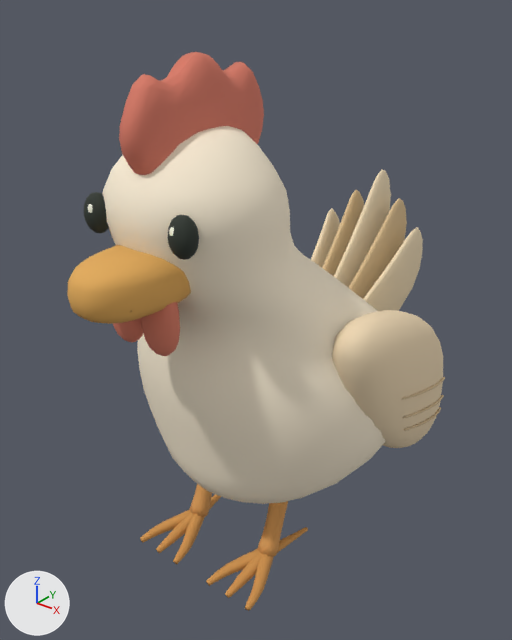
The glTF model assets/art-v1/chicken.gltf as it was, and as the next commit left it.
One viewpoint serves both versions: a 50 mm lens placed at (0.728, -0.914, 1.06), pointed at (-0.01, 0.009, 0.488). The axes (+X, +Y, +Z) are drawn at lower left. The lights are the same throughout. The first picture is the older version. Where no turn or scale is listed for an object, it has been applied to the vertices.

Before the edit, the objects in view are built like this:
```python
ob_continuous_body_neck = bpy.data.objects.new('continuous-body-neck', me_continuous_body_neck)
ob_continuous_body_neck.location = (0.0, 0.0, 0.0)
ob_eye_1 = bpy.data.objects.new('eye-1', me_eye_1)
ob_eye_1.location = (0.0, 0.0, 0.0)
ob_eye__1 = bpy.data.objects.new('eye--1', me_eye__1)
ob_eye__1.location = (0.0, 0.0, 0.0)
ob_eye_sparkle__1 = bpy.data.objects.new('eye-sparkle--1', me_eye_sparkle__1)
ob_eye_sparkle__1.location = (0.0, 0.0, 0.0)
ob_sculpted_wing_1 = bpy.data.objects.new('sculpted-wing-1', me_sculpted_wing_1)
ob_sculpted_wing_1.location = (0.0, 0.0, 0.0)
ob_tail_feather_0 = bpy.data.objects.new('tail-feather-0', me_tail_feather_0)
ob_tail_feather_0.location = (0.0, 0.0, 0.0)
ob_upper_beak = bpy.data.objects.new('upper-beak', me_upper_beak)
ob_upper_beak.location = (0.0, 0.0, 0.0)
ob_wattle_1 = bpy.data.objects.new('wattle-1', me_wattle_1)
ob_wattle_1.location = (0.0, 0.0, 0.0)
ob_wattle__1 = bpy.data.objects.new('wattle--1', me_wattle__1)
ob_wattle__1.location = (0.0, 0.0, 0.0)
# also in view: 'ankle-1' at (0.09, -0.057, 0.128); 'tail-feather-3' at (0.056, 0.305, 0.504); 'tail-feather-2' at (0.02, 0.312, 0.529); 'tail-feather-1' at (-0.027, 0.306, 0.504); 'tail-feather-4' at (0.093, 0.299, 0.479)
```
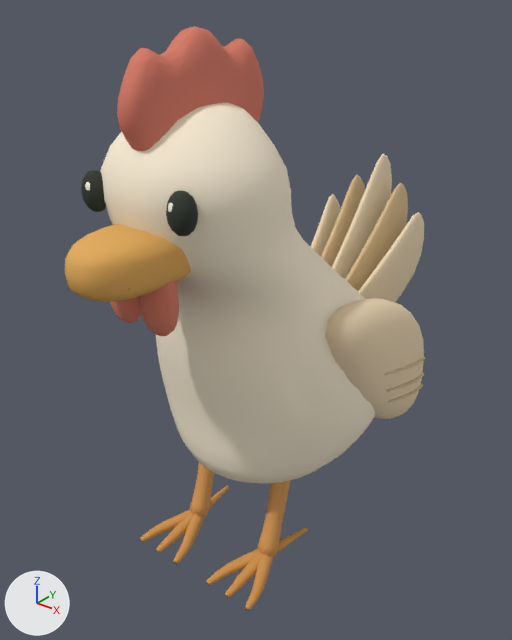
Pixel boxes (x1, y1, x2, y2) of what changed, in the pictures (512 x 640 px):
'continuous-body-neck', reshaped: before (102, 126, 385, 504); after (100, 103, 375, 484)
'scalloped-comb', moved: before (119, 52, 264, 175); after (117, 26, 264, 151)
'sculpted-wing-1', reshaped (11% narrower, 13% shorter): before (332, 310, 443, 448); after (325, 299, 424, 419)
'upper-beak', moved: before (67, 245, 191, 324); after (65, 224, 191, 302)
'tail-feather-4', moved: before (363, 227, 423, 311); after (358, 212, 424, 302)
'tail-feather-2', moved: before (334, 169, 391, 287); after (332, 154, 392, 279)
'tail-feather-3', moved: before (348, 198, 407, 299); after (345, 183, 408, 291)
'wattle-1', moved: before (141, 302, 180, 356); after (140, 281, 179, 336)
'tail-feather-1', moved: before (322, 190, 364, 276); after (321, 175, 365, 267)
'eye-1', moved: before (168, 215, 199, 260); after (166, 191, 198, 236)
'eye--1', moved: before (84, 192, 109, 233); after (81, 170, 106, 212)
'tail-feather-0', moved: before (311, 208, 340, 268); after (310, 194, 341, 257)
'wattle--1', moved: before (113, 318, 144, 342); after (110, 296, 142, 323)
'eye-sparkle--1', moved: before (88, 204, 93, 213); after (85, 182, 90, 190)

The change, as a list of edits to the scene's bpy script:
```text
Change me_continuous_body_neck:
    remove me_continuous_body_neck.from_pydata(...)  # 702 vertices, 1400 faces; spans x -0.263..0.263, y -0.287..0.285, z 0.131..0.869
    add me_continuous_body_neck.from_pydata(...)  # 702 vertices, 1400 faces; spans x -0.228..0.228, y -0.288..0.251, z 0.164..0.902
    me_continuous_body_neck part 1: 702 of 702 vertices moved; they spanned x -0.263..0.263, y -0.287..0.285, z 0.131..0.869 and now span x -0.228..0.228, y -0.288..0.251, z 0.164..0.902; mean shift (0.0, 0.0, 0.033)
Change me_eye__1:
    remove me_eye__1.from_pydata(...)  # 100 vertices, 196 faces; spans x -0.1099..-0.064, y -0.2873..-0.249, z 0.7142..0.7765
    add me_eye__1.from_pydata(...)  # 100 vertices, 196 faces; spans x -0.1099..-0.064, y -0.2873..-0.249, z 0.747..0.8093
    me_eye__1 part 2: the whole mesh is moved by (0.0, 0.0, 0.0328)
Change me_eye_sparkle__1:
    remove me_eye_sparkle__1.from_pydata(...)  # 42 vertices, 80 faces; spans x -0.0899..-0.0774, y -0.2866..-0.2792, z 0.7454..0.7634
    add me_eye_sparkle__1.from_pydata(...)  # 42 vertices, 80 faces; spans x -0.0899..-0.0774, y -0.2866..-0.2792, z 0.7782..0.7962
    me_eye_sparkle__1 part 3: the whole mesh is moved by (0.0, 0.0, 0.0328)
Change me_wattle__1:
    remove me_wattle__1.from_pydata(...)  # 114 vertices, 224 faces; spans x -0.0676..-0.0029, y -0.2912..-0.2516, z 0.551..0.6708
    add me_wattle__1.from_pydata(...)  # 114 vertices, 224 faces; spans x -0.0676..-0.0029, y -0.2912..-0.2516, z 0.5838..0.7036
    me_wattle__1 part 4: the whole mesh is moved by (0.0, 0.0, 0.0328)
Change me_sculpted_wing_1:
    remove me_sculpted_wing_1.from_pydata(...)  # 222 vertices, 440 faces; spans x 0.163..0.291, y -0.074..0.267, z 0.227..0.567
    add me_sculpted_wing_1.from_pydata(...)  # 222 vertices, 440 faces; spans x 0.144..0.25, y -0.056..0.25, z 0.279..0.579
    me_sculpted_wing_1 part 5: the whole mesh is multiplied about its middle by the matrix ((0.833, 0.0, 0.0), (0.0, 0.87, -0.044), (0.0, 0.001, 0.884)), then moved by (-0.03, 0.002, 0.032)
Change me_eye_1:
    remove me_eye_1.from_pydata(...)  # 100 vertices, 196 faces; spans x 0.064..0.1099, y -0.2873..-0.249, z 0.7142..0.7765
    add me_eye_1.from_pydata(...)  # 100 vertices, 196 faces; spans x 0.064..0.1099, y -0.2873..-0.249, z 0.747..0.8093
    me_eye_1 part 6: the whole mesh is moved by (0.0, 0.0, 0.0328)
Change me_wattle_1:
    remove me_wattle_1.from_pydata(...)  # 114 vertices, 224 faces; spans x 0.0029..0.0676, y -0.2912..-0.2516, z 0.551..0.6708
    add me_wattle_1.from_pydata(...)  # 114 vertices, 224 faces; spans x 0.0029..0.0676, y -0.2912..-0.2516, z 0.5838..0.7036
    me_wattle_1 part 7: the whole mesh is moved by (0.0, 0.0, 0.0328)
Change me_upper_beak:
    remove me_upper_beak.from_pydata(...)  # 164 vertices, 324 faces; spans x -0.071..0.071, y -0.389..-0.204, z 0.624..0.711
    add me_upper_beak.from_pydata(...)  # 164 vertices, 324 faces; spans x -0.071..0.071, y -0.389..-0.204, z 0.657..0.744
    me_upper_beak part 8: the whole mesh is moved by (0.0, 0.0, 0.033)
Change me_scalloped_comb:
    remove me_scalloped_comb.from_pydata(...)  # 314 vertices, 624 faces; spans x -0.037..0.037, y -0.284..0.005, z 0.782..0.965
    add me_scalloped_comb.from_pydata(...)  # 314 vertices, 624 faces; spans x -0.037..0.037, y -0.284..0.005, z 0.815..0.998
    me_scalloped_comb part 9: the whole mesh is moved by (0.0, 0.0, 0.033)
Change me_tail_feather_0:
    remove me_tail_feather_0.from_pydata(...)  # 146 vertices, 288 faces; spans x -0.107..-0.037, y 0.173..0.427, z 0.367..0.594
    add me_tail_feather_0.from_pydata(...)  # 146 vertices, 288 faces; spans x -0.107..-0.037, y 0.173..0.427, z 0.4..0.627
    me_tail_feather_0 part 10: the whole mesh is moved by (0.0, 0.0, 0.033)
Change me_tail_feather_1:
    remove me_tail_feather_1.from_pydata(...)  # 146 vertices, 288 faces; spans x -0.054..0.0, y 0.17..0.441, z 0.367..0.642
    add me_tail_feather_1.from_pydata(...)  # 146 vertices, 288 faces; spans x -0.054..0.0, y 0.17..0.441, z 0.4..0.674
    me_tail_feather_1 part 11: the whole mesh is moved by (0.0, 0.0, 0.033)
Change me_tail_feather_2:
    remove me_tail_feather_2.from_pydata(...)  # 146 vertices, 288 faces; spans x -0.002..0.041, y 0.168..0.455, z 0.366..0.692
    add me_tail_feather_2.from_pydata(...)  # 146 vertices, 288 faces; spans x -0.002..0.041, y 0.168..0.455, z 0.399..0.724
    me_tail_feather_2 part 12: the whole mesh is moved by (0.0, 0.0, 0.033)
Change me_tail_feather_3:
    remove me_tail_feather_3.from_pydata(...)  # 146 vertices, 288 faces; spans x 0.029..0.083, y 0.17..0.441, z 0.367..0.641
    add me_tail_feather_3.from_pydata(...)  # 146 vertices, 288 faces; spans x 0.029..0.083, y 0.17..0.441, z 0.4..0.674
    me_tail_feather_3 part 13: the whole mesh is moved by (0.0, 0.0, 0.033)
Change me_tail_feather_4:
    remove me_tail_feather_4.from_pydata(...)  # 146 vertices, 288 faces; spans x 0.059..0.128, y 0.172..0.426, z 0.365..0.592
    add me_tail_feather_4.from_pydata(...)  # 146 vertices, 288 faces; spans x 0.059..0.128, y 0.172..0.426, z 0.398..0.625
    me_tail_feather_4 part 14: the whole mesh is moved by (0.0, 0.0, 0.033)
```
